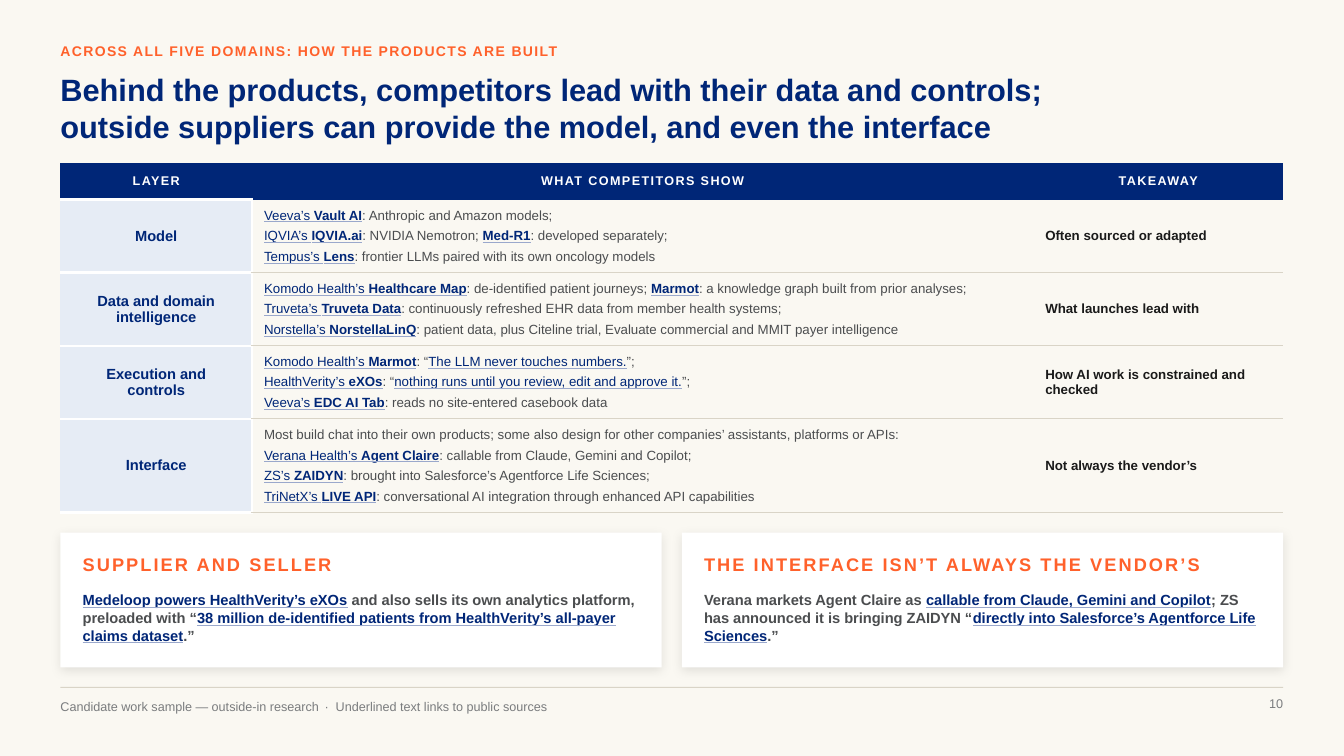
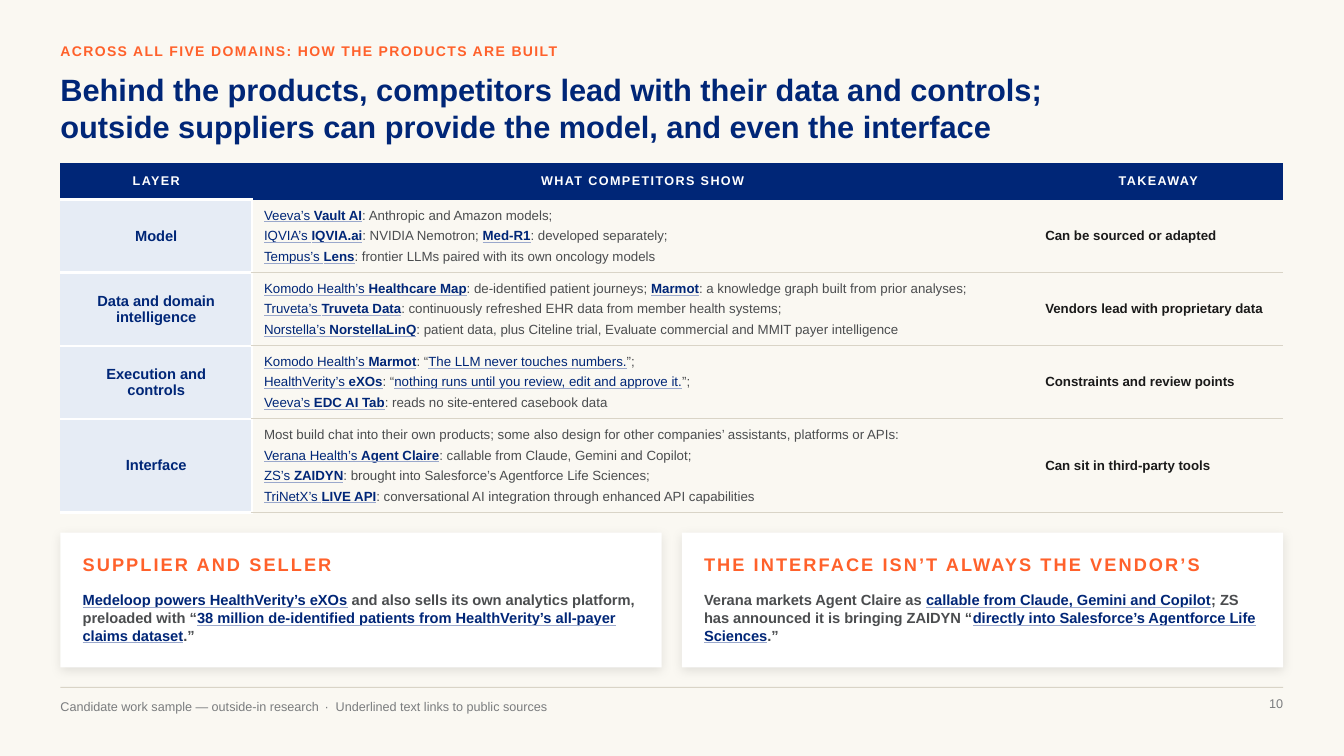
Before and after one commit to marinojt/test, a slide deck: slide 10 of deck/Optum-LS-Conversational-AI-10.16.pptx. Drawn at 1344x756 pixels with LibreOffice and Linux fonts; fonts in the diff are those of the drawing. Boxes give left, top, right and bottom in pixels: in the first picture for what was removed or moved away, otherwise in the second. Text is boxed around its words. In the diff, an @@ line names an element or a change of style, - is before the commit and + after.

```diff
--- a/deck/Optum-LS-Conversational-AI-10.16.pptx
+++ b/deck/Optum-LS-Conversational-AI-10.16.pptx
@@ table at [60, 163, 1284, 512] @@
-row 2, column 3: Often sourced or adapted
+row 2, column 3: Can be sourced or adapted
-row 3, column 3: What launches lead with
+row 3, column 3: Vendors lead with proprietary data
-row 4, column 3: How AI work is constrained and checked
+row 4, column 3: Constraints and review points
-row 5, column 3: Not always the vendor’s
+row 5, column 3: Can sit in third-party tools
```
Also in this commit, not shown: 4 other slides changed, 6 other files.
